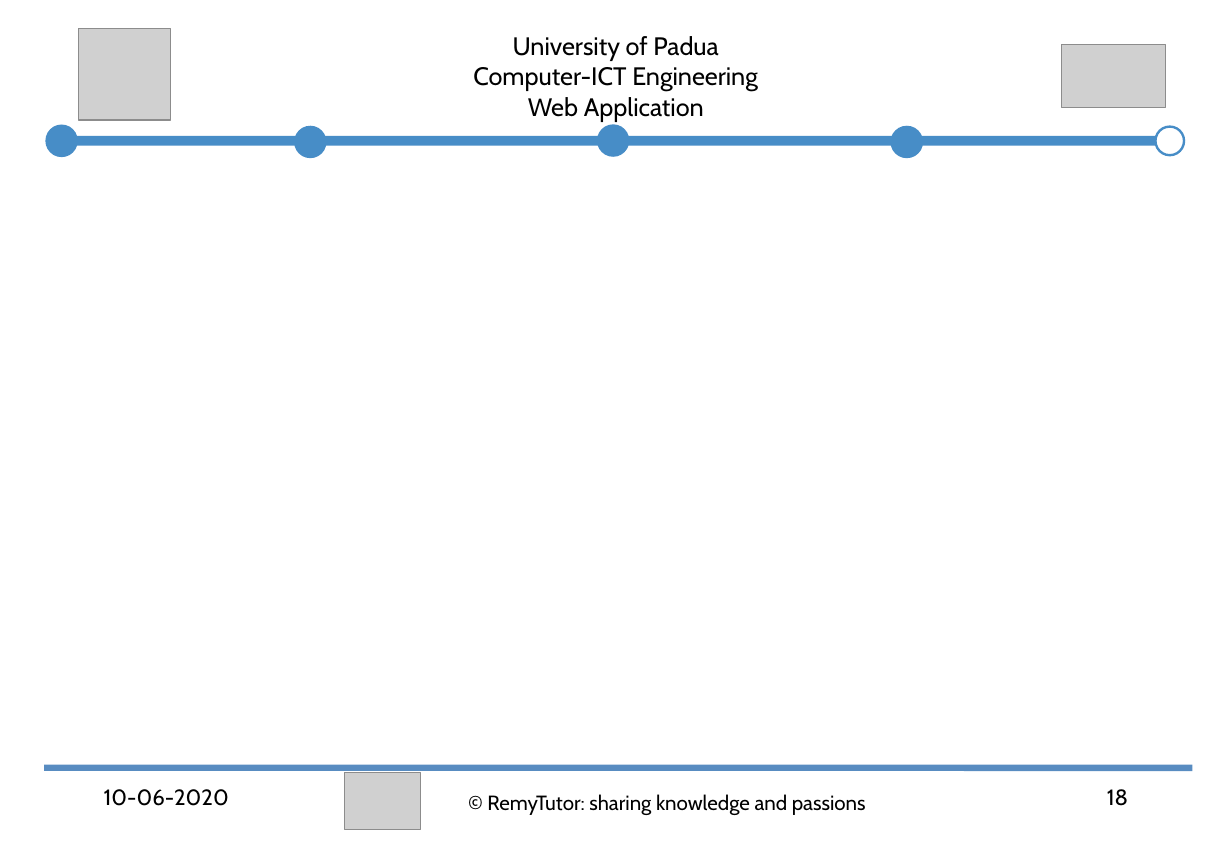
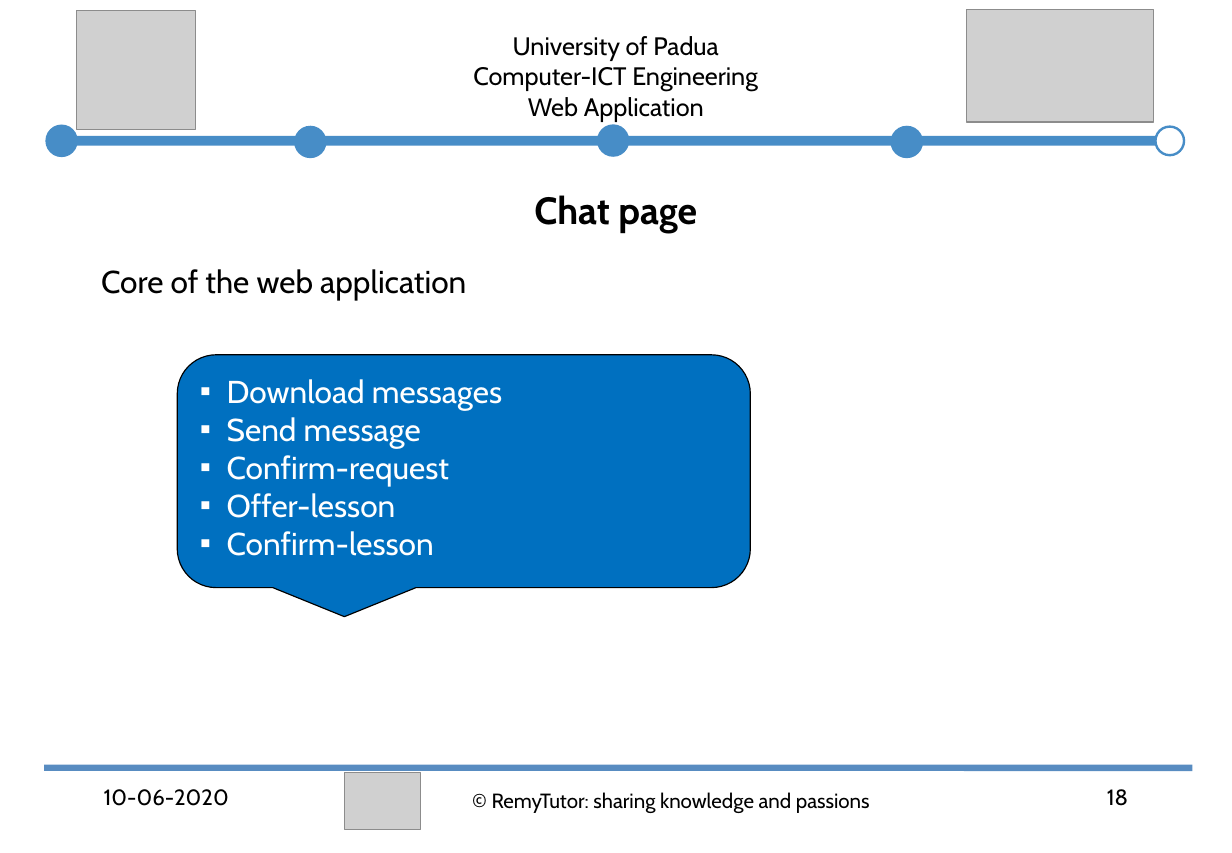
Before and after one commit to abahmadb/Web-Applications, a slide deck: slide 18 of HW2-RemyTutor-2019-2020 - Ahmad.ppt. Drawn at 1232x853 pixels with LibreOffice and Linux fonts; fonts in the diff are those of the drawing; grey boxes stand for pictures. Boxes give left, top, right and bottom in pixels: in the first picture for what was removed or moved away, otherwise in the second. Text is boxed around its words. In the diff, an @@ line names an element or a change of style, - is before the commit and + after.

```diff
--- a/HW2-RemyTutor-2019-2020 - Ahmad.ppt
+++ b/HW2-RemyTutor-2019-2020 - Ahmad.ppt
@@ picture: place and size @@
-picture at (78,28,170,120)
+picture at (76,10,194,130)
@@ picture: place and size @@
-picture at (1060,44,1165,107)
+picture at (966,9,1152,122)
@@ text added at (534,195,697,233), 24 pt, text #000000, bold @@
+Chat page
@@ text added at (101,269,466,300), 20 pt, text #000000 @@
+❑ Core of the web application
@@ rounded speech box added at (177,355,750,588), fill #0070C0, outline #000000 0.74 pt, 20 pt, text #FFFFFF @@
+▪ Download messages
+▪ Send message
+▪ Confirm-request
+▪ Offer-lesson
+▪ Confirm-lesson
@@ text "© RemyTutor: sharing knowledge and ...": place and size @@
-text "© RemyTutor: sharing knowledge and ..." at (487,794,866,815)
+text "© RemyTutor: sharing knowledge and ..." at (492,792,870,813)
```
Also in this commit, not shown: 22 other slides changed, 2 slides added, 1 slide removed.
